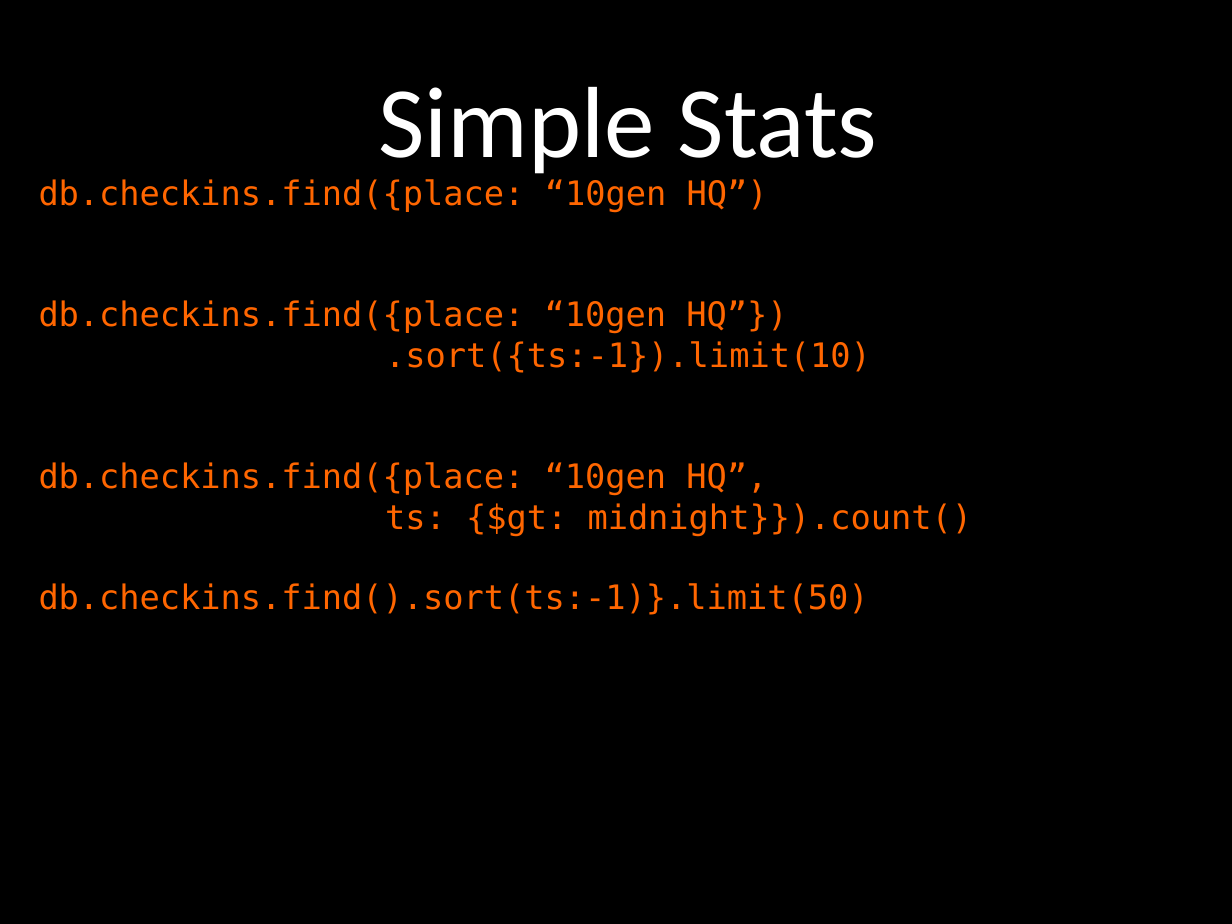
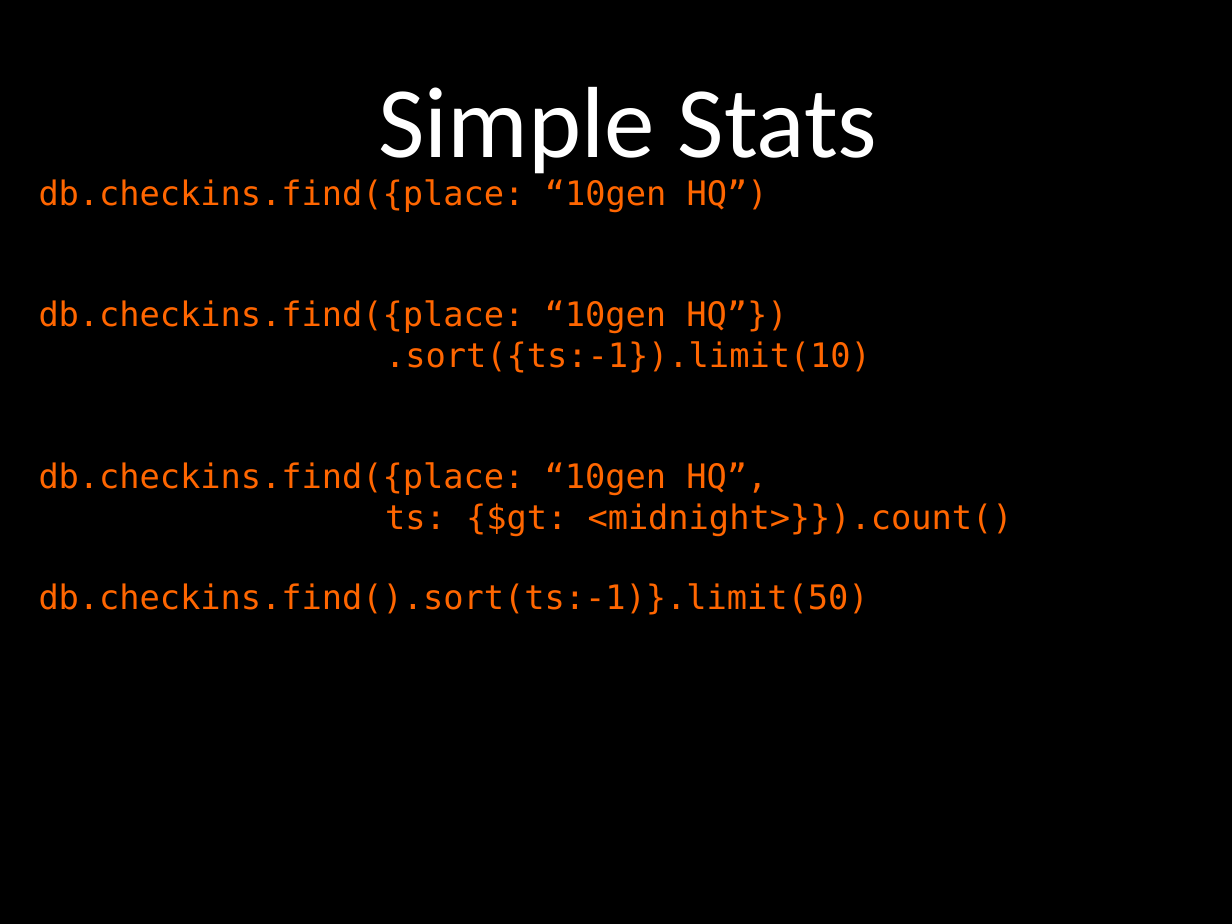
Before and after one commit to stbrody/scratch, a slide deck: slide 20 of WebAppsWithMongoDBWebinar-Oct2011.ppt (slide 17 before the commit). Drawn at 1232x924 pixels with LibreOffice and Linux fonts; fonts in the diff are those of the drawing. Boxes give left, top, right and bottom in pixels: in the first picture for what was removed or moved away, otherwise in the second. Text is boxed around its words. In the diff, an @@ line names an element or a change of style, - is before the commit and + after.

```diff
--- a/WebAppsWithMongoDBWebinar-Oct2011.ppt
+++ b/WebAppsWithMongoDBWebinar-Oct2011.ppt
@@ text at [385, 503, 1013, 536]: text changed @@
-ts: {$gt: midnight}}).count()
+ts: {$gt: <midnight>}}).count()
```
Also in this commit, not shown: 5 other slides changed, 3 slides added, 1 slide removed.
